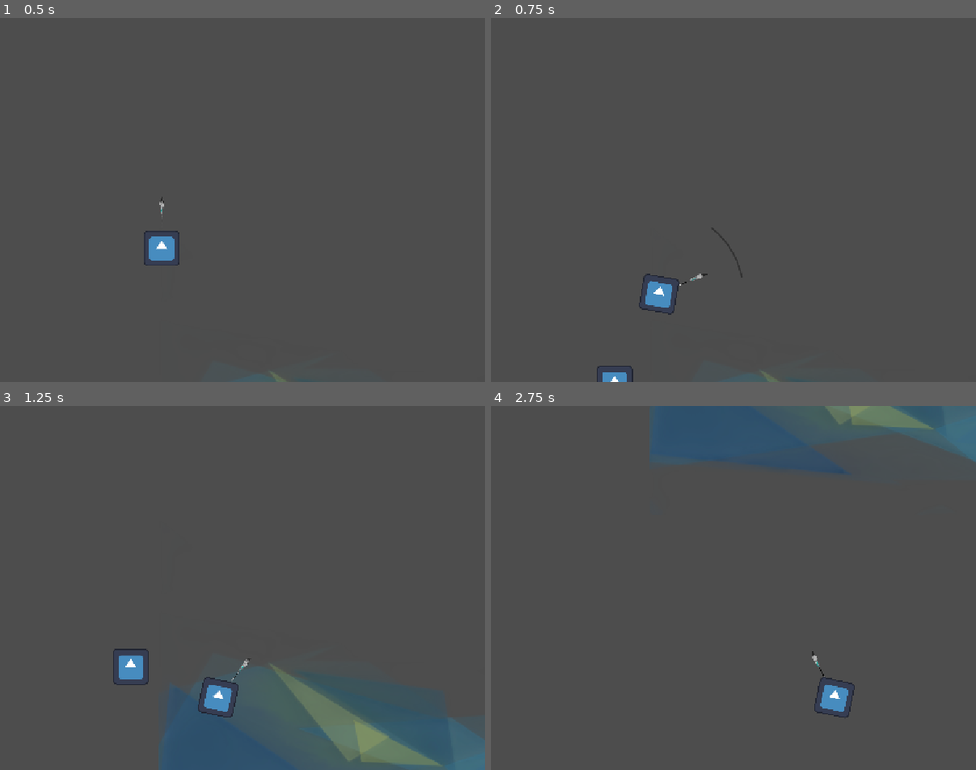
Above: before the commit, frames 1-4 (two rows, left to right).
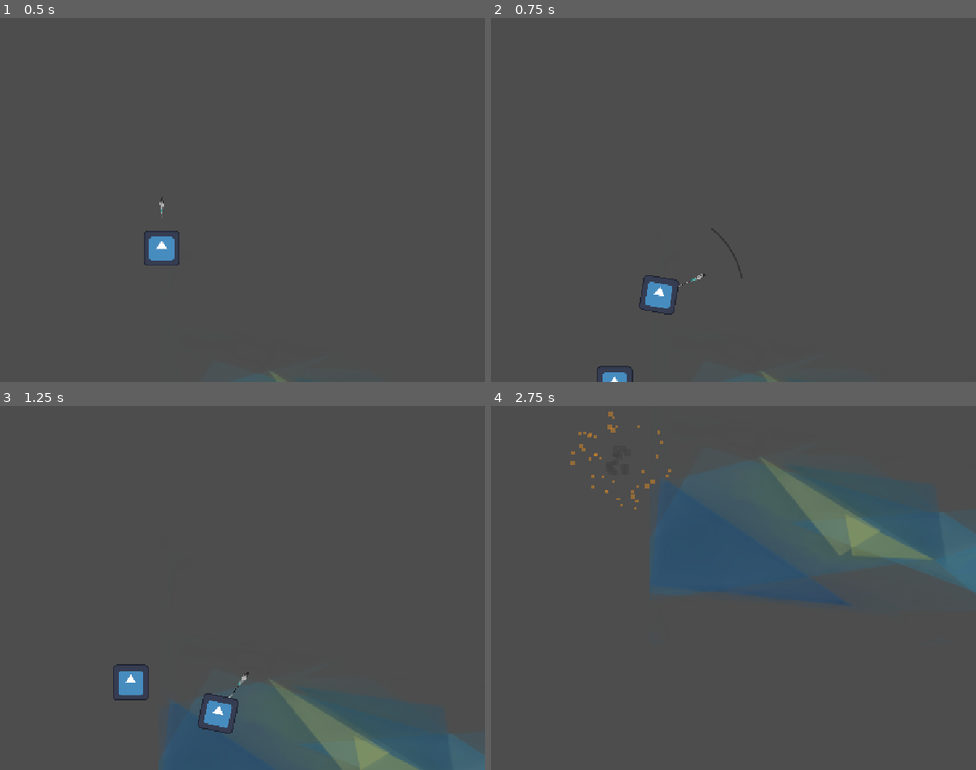
Above: after the commit, the same moments.

Repository: VSathvikReddy/Let-s-figure-it-out
Game: Godot game, scene res://demo.tscn
Same seed, same stepped clock (60 frames per second), same inputs: the game is played once before the commit and once after it. The project has no main scene, so this scene is started directly. The engine's default icon, where the game draws it, is replaced by a stand-in: a white triangle on a blue panel in a dark square.
Inputs (mouse positions are in pixels of both pictures, inside the frame that each line leads up to):
- Up to frame 1 (0.5 s): no input
- Up to frame 2 (0.75 s): move the mouse to (796, 181) at 0.52 s; hold Right (move_right) from 0.53 s (still down); tap Space (attack) at 0.6 s; click (796, 181) at 0.67 s
- Up to frame 3 (1.25 s): keep holding Right (move_right)
- Up to frame 4 (2.75 s): release Right (move_right) at 1.25 s; drag from (524, 606) to (621, 668) at 1.27 s; move the mouse to (718, 507) at 2.02 s; hold Right (move_right) from 2.03 s (still down); tap Space (attack) at 2.1 s

Frame 1 is identical in both runs. In frame 2, 0.1% of the frame differs, in the area x 22-52%, y 70-100%; in frame 3, 4.0%; in frame 4, 19%, in the area x 16-100%, y 0-86%.

Commit message:
Camera Bounds and FOllowing

Diff:
--- a/demo.tscn
+++ b/demo.tscn
@@ -49,3 +49,9 @@
 position = Vector2(-97, 369)
 
 [node name="Player" parent="." unique_id=1428108754 instance=ExtResource("2_6uxse")]
+
+[node name="LevelBounds" type="ReferenceRect" parent="." unique_id=1469522004 groups=["level_bounds"]]
+offset_left = -618.0
+offset_top = -387.0
+offset_right = 1380.0
+offset_bottom = 861.0
--- /dev/null
+++ b/player/camera_2d.gd
@@ -0,0 +1,69 @@
+extends Camera2D
+
+# Exported Variables
+@export var horizontal_dead_zone: float = 30.0
+@export var vertical_dead_zone: float = 30.0
+@export var follow_speed: float = 120000.0
+
+var player: CharacterBody2D
+var level_bounds: ReferenceRect
+
+func _ready() -> void:
+	# Make camera ignore parent transform movement (treats coordinates as global space)
+	top_level = true
+
+	# Get reference to parent player
+	player = get_parent() as CharacterBody2D
+
+	if player:
+		global_position = player.global_position
+
+	# Find ReferenceRect in the loaded level scene via Group
+	setup_level_bounds()
+
+func _physics_process(delta: float) -> void:
+	update_camera_position(delta)
+
+## Finds ReferenceRect in level scene and sets Camera2D bounds
+func setup_level_bounds() -> void:
+	# Search scene tree for ReferenceRect node tagged in group "level_bounds"
+	var bounds_nodes = get_tree().get_nodes_in_group("level_bounds")
+
+	if bounds_nodes.size() > 0:
+		level_bounds = bounds_nodes[0] as ReferenceRect
+		var bounds_rect: Rect2 = level_bounds.get_global_rect()
+
+		limit_left = int(bounds_rect.position.x)
+		limit_right = int(bounds_rect.end.x)
+		limit_top = int(bounds_rect.position.y)
+		limit_bottom = int(bounds_rect.end.y)
+
+		print("Camera limits updated from ReferenceRect:", limit_left, limit_right, limit_top, limit_bottom)
+
+## Smooth dead-zone tracking using global coordinates
+func update_camera_position(delta: float) -> void:
+	if not player:
+		return
+
+	var player_pos = player.global_position
+	var camera_pos = global_position
+	var target_pos = camera_pos
+
+	# Horizontal Dead Zone
+	if abs(player_pos.x - camera_pos.x) > horizontal_dead_zone:
+		target_pos.x = player_pos.x
+
+	# Vertical Dead Zone
+	if player_pos.y < camera_pos.y - vertical_dead_zone:
+		target_pos.y = player_pos.y
+	elif player_pos.y > camera_pos.y + vertical_dead_zone:
+		target_pos.y = player_pos.y
+
+	# Global Position Tracking (Horizontal)
+	global_position.x = move_toward(global_position.x, target_pos.x, follow_speed * delta)
+
+	# Global Position Tracking (Vertical - match fall velocity if falling)
+	if player_pos.y > camera_pos.y:
+		global_position.y = move_toward(global_position.y, target_pos.y, player.velocity.y * delta)
+	else:
+		global_position.y = move_toward(global_position.y, target_pos.y, follow_speed * delta)
--- a/player/player.tscn
+++ b/player/player.tscn
@@ -5,6 +5,7 @@
 [ext_resource type="PackedScene" uid="uid://b2tif5lnrgau6" path="res://player/brush_attack.tscn" id="2_yw30f"]
 [ext_resource type="Texture2D" uid="uid://wls4mv8mn85k" path="res://player/brush.png" id="3_yw30f"]
 [ext_resource type="Texture2D" uid="uid://djasoe4wbtnu2" path="res://whiteparticle.png" id="5_qjkh3"]
+[ext_resource type="Script" uid="uid://c8vyucipyuc0s" path="res://player/camera_2d.gd" id="6_g6k8r"]
 
 [sub_resource type="RectangleShape2D" id="RectangleShape2D_4uyoc"]
 size = Vector2(64, 64)
@@ -87,3 +88,4 @@
 drag_top_margin = 0.5
 drag_right_margin = 0.7
 drag_bottom_margin = 0.5
+script = ExtResource("6_g6k8r")
--- a/project.godot
+++ b/project.godot
@@ -27,6 +27,7 @@
 
 player="player"
 enemy="enemy"
+level_bounds=""
 
 [input]
 
Not shown, added: player/camera_2d.gd.uid
